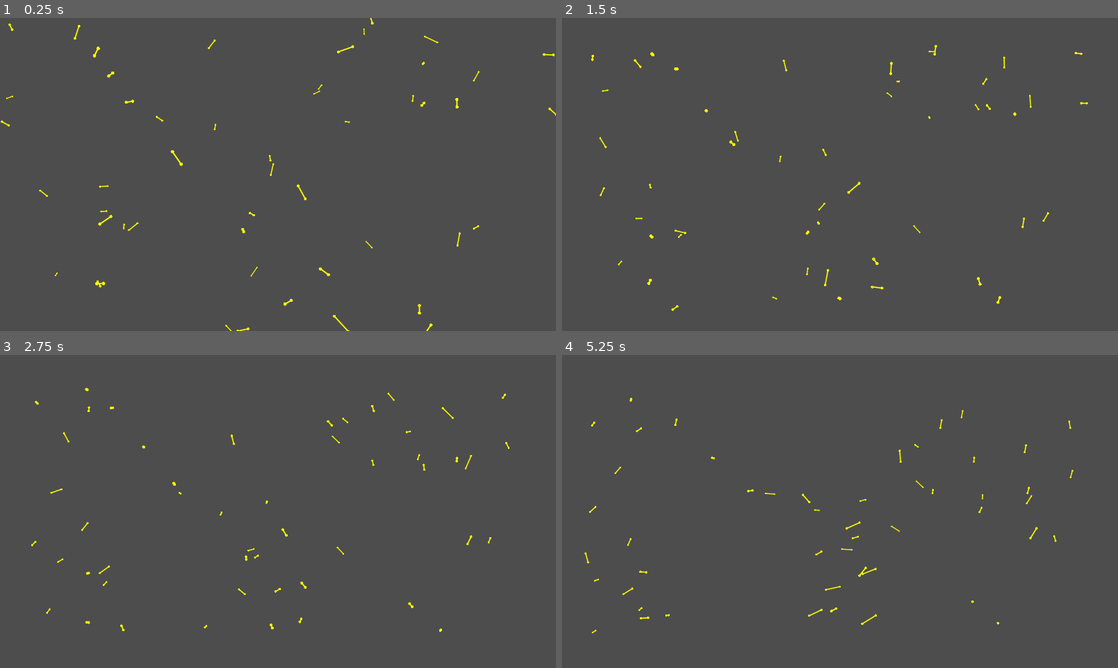
Above: before the commit, frames 1-4 (two rows, left to right).
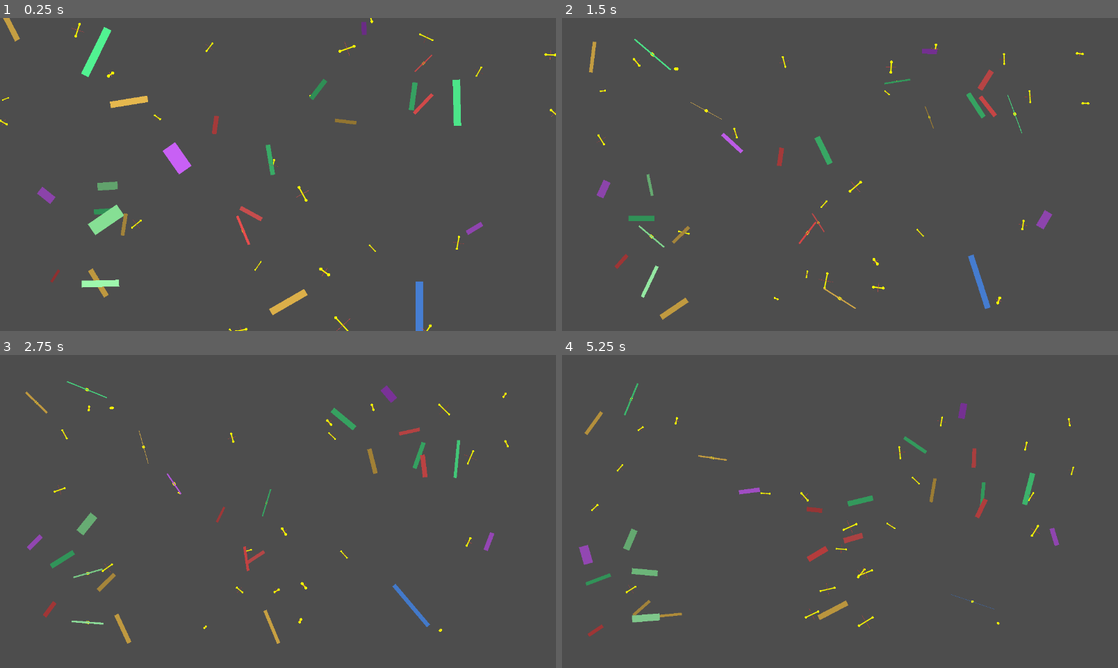
Above: after the commit, the same moments.

Repository: FromAriel/Experiments
Game: Godot game, scene res://Main.tscn
Two runs of this game, one before a commit and one after it. Both use one fixed random seed, a clock stepped at 60 frames per second and the inputs below.
Inputs:
- Up to frame 1 (0.25 s): no input
- Up to frame 2 (1.5 s): tap Enter at 0.5 s
- Up to frame 3 (2.75 s): no input
- Up to frame 4 (5.25 s): no input

The runs differ from the first frame. In frame 1, 3.0% of the frame differs, in the area x 0-100%, y 0-100%; in frame 2, 1.8%; in frame 3, 1.8%; in frame 4, 1.9%.

Commit message:
feat(renderer): scale fish sprites by archetype

Diff:
--- a/BOIDFIsh/fishyfishyfishy/scripts/renderer/fish_renderer.gd
+++ b/BOIDFIsh/fishyfishyfishy/scripts/renderer/fish_renderer.gd
@@ -85,6 +85,7 @@
     for item in snapshot:
         var head: Vector3 = item["head"]
         var tail: Vector3 = item["tail"]
+        var species_id: int = int(item["species_id"])
 
         var depth_ratio: float = head.z / max(tank_depth, 0.001)
         var scale: float = lerp(FR_front_scale_SH, FR_back_scale_SH, depth_ratio)
@@ -93,15 +94,24 @@
         var head2: Vector2 = Vector2(head.x, head.y)
         var tail2: Vector2 = Vector2(tail.x, tail.y)
         var angle: float = (head2 - tail2).angle()
+        var length: float = head2.distance_to(tail2)
+
+        var arch: FishArchetype
+        if species_id < FR_boid_system_RD.FB_archetypes_IN.size():
+            arch = FR_boid_system_RD.FB_archetypes_IN[species_id]
+        else:
+            arch = null
+
+        var width: float = 1.0
+        if arch != null:
+            width = arch.FA_size_vec3_IN.x
 
         var xf := Transform2D.IDENTITY
-        xf = xf.scaled(Vector2(scale, scale))
+        xf = xf.scaled(Vector2(width * scale, length * scale))
         xf = xf.rotated(angle)
-        xf = xf.translated(head2)
+        xf = xf.translated((head2 + tail2) * 0.5)
 
         FR_multimesh_SH.set_instance_transform_2d(i, xf)
-
-        var species_id: int = int(item["species_id"])
         var palette_idx: int = 0
         if species_id < FR_boid_system_RD.FB_archetypes_IN.size():
             palette_idx = FR_boid_system_RD.FB_archetypes_IN[species_id].FA_palette_id_IN
@@ -143,11 +153,16 @@
 
         var head2: Vector2 = Vector2(head.x, head.y)
         var tail2: Vector2 = Vector2(tail.x, tail.y)
-        var tail2_scaled: Vector2 = head2 + (tail2 - head2) * scale
+        var length: float = head2.distance_to(tail2)
+        var dir: Vector2 = (head2 - tail2).normalized()
+        var mid: Vector2 = (head2 + tail2) * 0.5
+        var half_vec: Vector2 = dir * length * scale * 0.5
+        var head_scaled: Vector2 = mid + half_vec
+        var tail_scaled: Vector2 = mid - half_vec
 
-        draw_line(tail2_scaled, head2, FR_dbg_color_IN, FR_dbg_line_width_IN * scale, true)
-        draw_circle(head2, FR_dbg_point_radius_IN * scale, FR_dbg_color_IN)
-        draw_circle(tail2_scaled, FR_dbg_point_radius_IN * scale, FR_dbg_color_IN)
+        draw_line(tail_scaled, head_scaled, FR_dbg_color_IN, FR_dbg_line_width_IN * scale, true)
+        draw_circle(head_scaled, FR_dbg_point_radius_IN * scale, FR_dbg_color_IN)
+        draw_circle(tail_scaled, FR_dbg_point_radius_IN * scale, FR_dbg_color_IN)
 
 
 # ------------------------------------------------------------------ #
Not shown, changed: fishtank/CHANGELOG.md
Not shown, changed: fishtank/TODO.md
